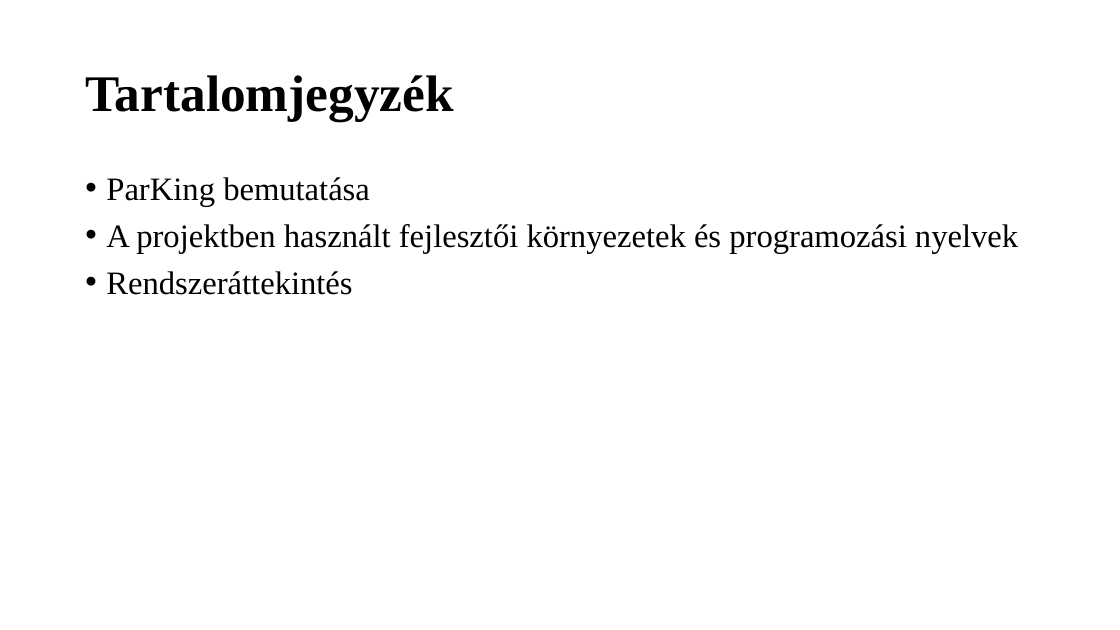
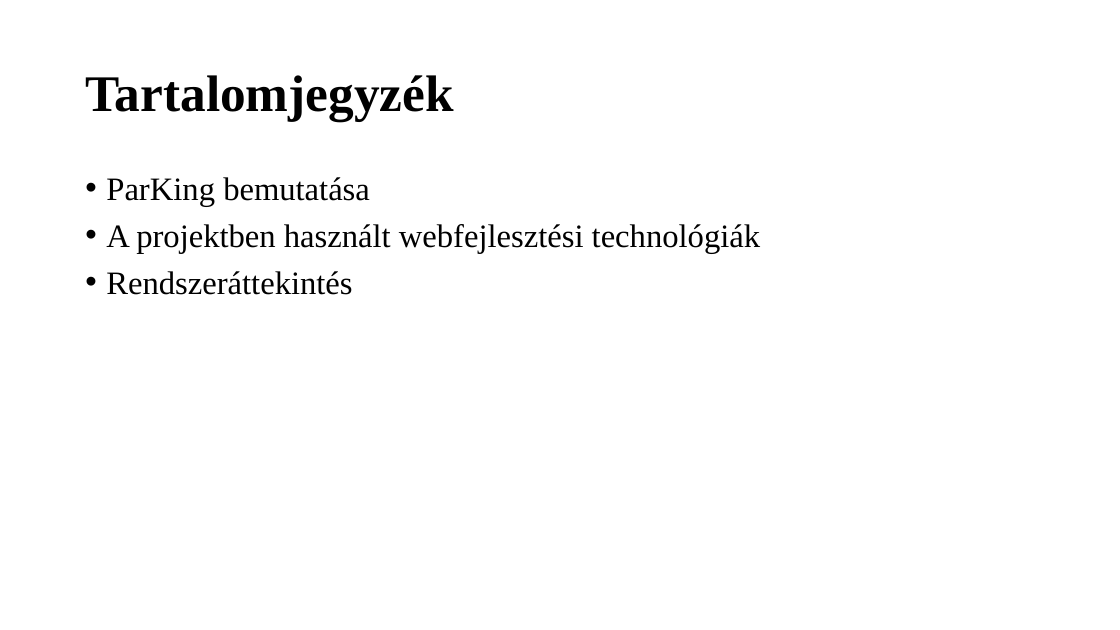
Before and after one commit to K0RN3L07/ParKing, a slide deck: slide 2 of Dokumentáció/ParKing-prezentacio.pptx. Drawn at 1120x630 pixels with LibreOffice and Linux fonts; fonts in the diff are those of the drawing. Boxes give left, top, right and bottom in pixels: in the first picture for what was removed or moved away, otherwise in the second. Text is boxed around its words. In the diff, an @@ line names an element or a change of style, - is before the commit and + after.

```diff
--- a/Dokumentáció/ParKing-prezentacio.pptx
+++ b/Dokumentáció/ParKing-prezentacio.pptx
@@ text at [106,224,760,253]: text changed @@
-• A projektben használt fejlesztői környezetek és programozási nyelvek
+• A projektben használt webfejlesztési technológiák
```
Also in this commit, not shown: 10 other slides changed, 4 slides added.
